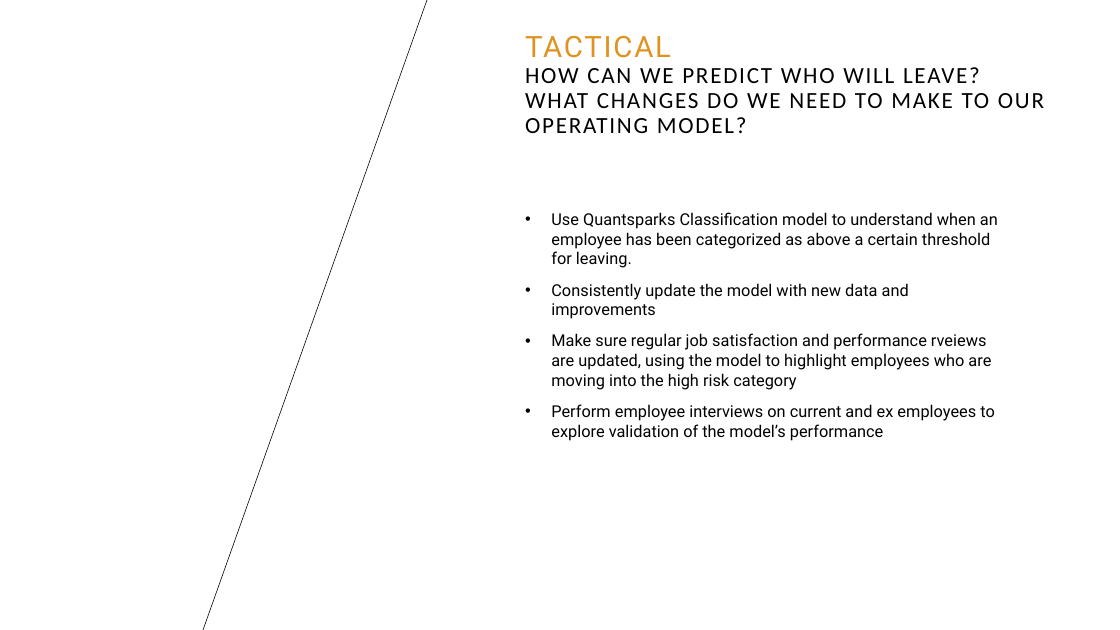
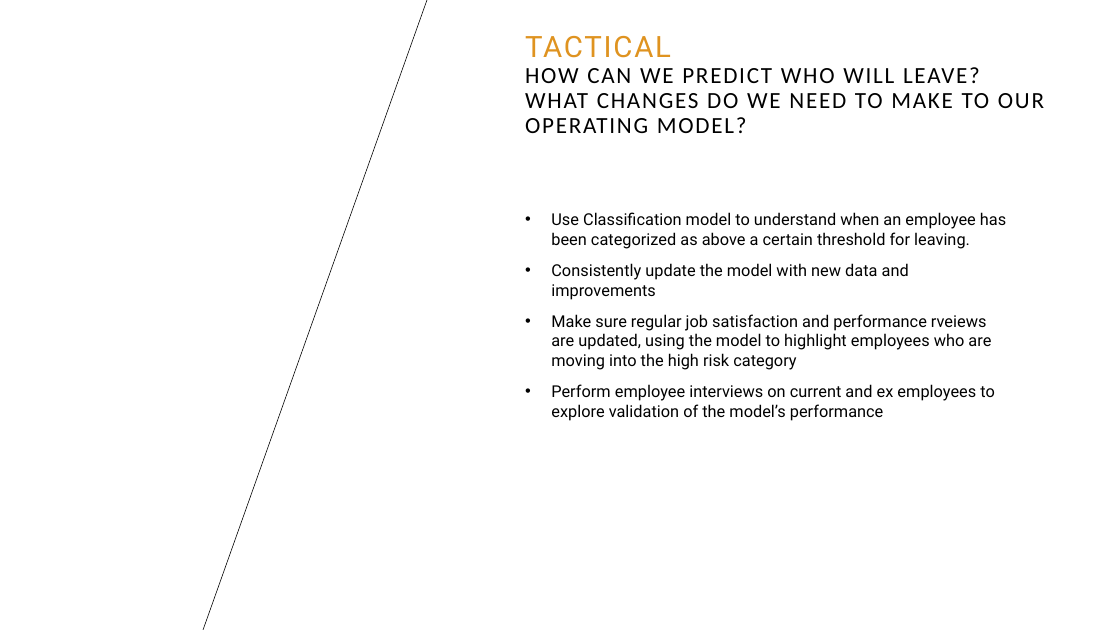
Before and after one commit to PeterLambertGitt/employee_churn, a slide deck: slide 11 of High Performance Employee Churn Presentation - Peter Lambert.pptx. Drawn at 1120x630 pixels with LibreOffice and Linux fonts; fonts in the diff are those of the drawing; background and template pictures are left out. Boxes give left, top, right and bottom in pixels: in the first picture for what was removed or moved away, otherwise in the second. Text is boxed around its words. In the diff, an @@ line names an element or a change of style, - is before the commit and + after.

Commit message:
changes to pp

```diff
--- a/High Performance Employee Churn Presentation - Peter Lambert.pptx
+++ b/High Performance Employee Churn Presentation - Peter Lambert.pptx
@@ text at box(551, 212, 1006, 249): text changed @@
-• Use Quantsparks Classification model to understand when an employee has been categorized as above a certain threshold for leaving.
+• Use Classification model to understand when an employee has been categorized as above a certain threshold for leaving.
```
